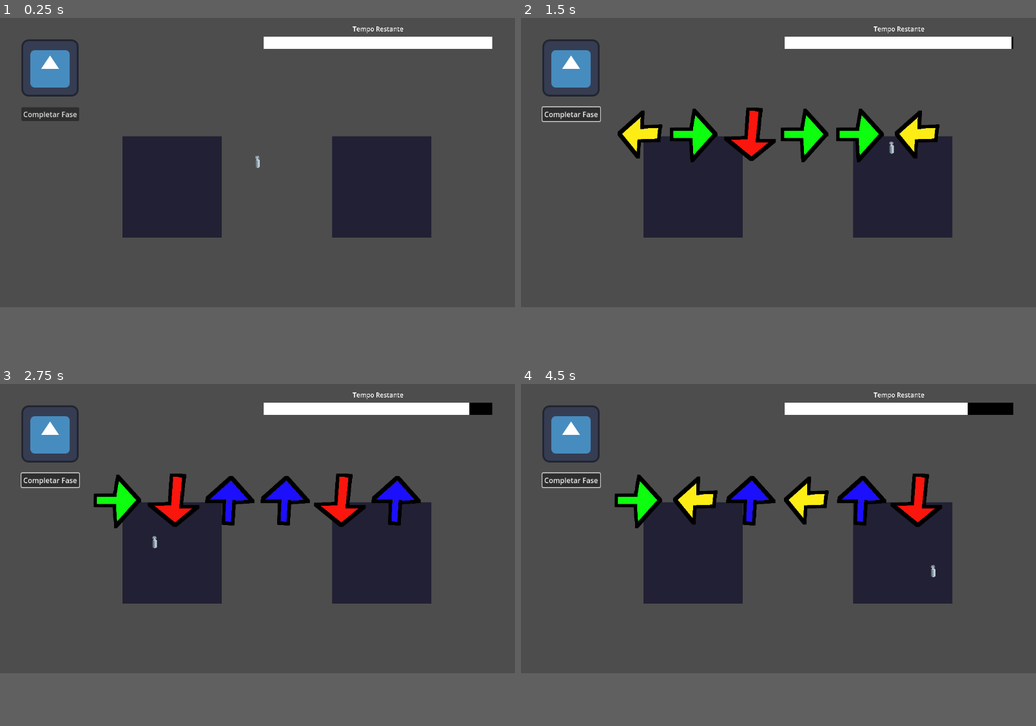
Above: before the commit, frames 1-4 (two rows, left to right).
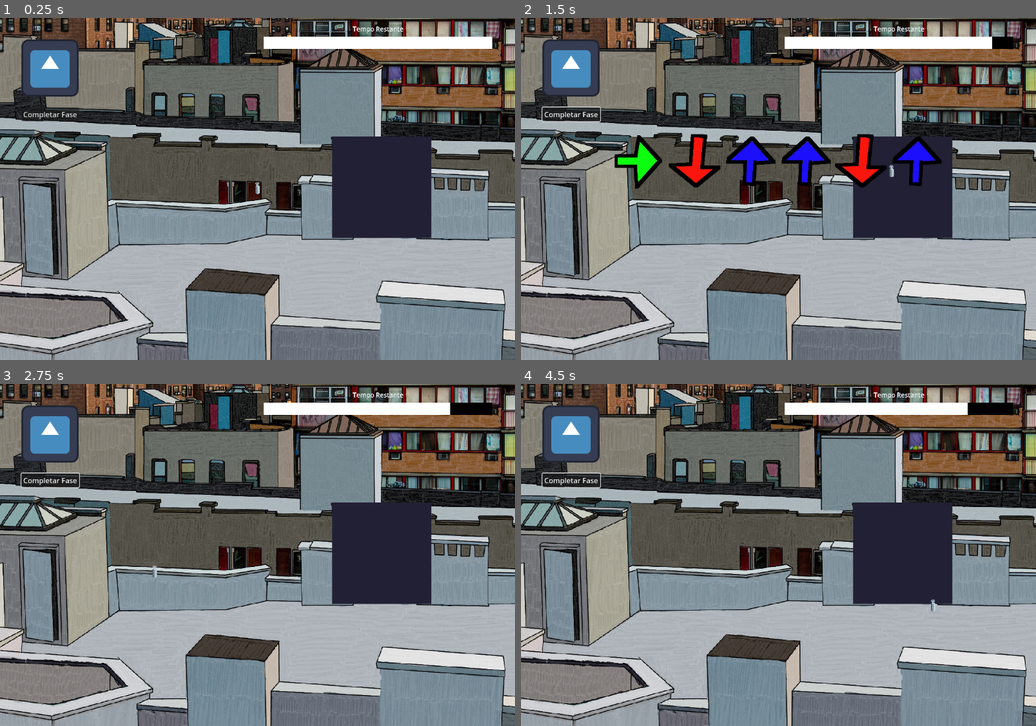
Above: after the commit, the same moments.

Repository: SrZolda/Jogo_Das_Paginas_De_Codigo
Game: Godot game, scene res://levels/main_scene/main_scene.tscn
The game is run twice, just before and just after one commit, with the same random seed, the same clock (stepped at 60 frames per second) and the same inputs. The engine's default icon, where the game draws it, is replaced by a stand-in: a white triangle on a blue panel in a dark square.
Inputs (mouse positions are in pixels of both pictures, inside the frame that each line leads up to):
- Up to frame 1 (0.25 s): no input
- Up to frame 2 (1.5 s): click "Completar Fase" at 0.5 s; tap Enter at 1.25 s; move the mouse to (891, 147) at 1.27 s; hold D (right) from 1.28 s (still down); click (891, 147) at 1.35 s
- Up to frame 3 (2.75 s): move the mouse to (154, 544) at 2.02 s; release D (right) at 2.03 s; hold S (down) from 2.03 s (still down); click (154, 544) at 2.1 s
- Up to frame 4 (4.5 s): tap Space at 2.75, 4.25 s; move the mouse to (830, 466) at 2.77 s; release S (down) at 2.78 s; hold D (right) 2.78-3.53 s; click (830, 466) at 2.85 s; tap Enter at 3.5 s; move the mouse to (752, 585) at 3.52 s; hold W (up) 3.53-4.28 s; click (752, 585) at 3.6 s; move the mouse to (933, 572) at 4.27 s; hold A (left) from 4.28 s (still down); click (933, 572) at 4.35 s
The window is 799x449 before the commit and 799x531 after it. Grey fills any space a smaller window leaves; there, only what the larger window draws over its background counts as a difference.

The runs differ from the first frame. In frame 1, 82% of the frame differs, in the area x 0-100%, y 0-100%; in frame 2, 84%; in frame 3, 82%; in frame 4, 82%.

Commit message:
com as parada

Diff:
--- a/jogo_das_paginas_de_codigo/levels/main_scene/main_scene.tscn
+++ b/jogo_das_paginas_de_codigo/levels/main_scene/main_scene.tscn
@@ -1,12 +1,16 @@
-[gd_scene load_steps=8 format=3 uid="uid://cvvn0fkdjvsyv"]
+[gd_scene load_steps=12 format=3 uid="uid://cvvn0fkdjvsyv"]
 
 [ext_resource type="Script" uid="uid://bt8temlmwiamk" path="res://levels/main_scene/main_scene.gd" id="1_cb0mp"]
 [ext_resource type="PackedScene" uid="uid://okdrxmc0oc7g" path="res://scenes/timer/timer.tscn" id="1_k5nll"]
+[ext_resource type="Texture2D" uid="uid://id8hg8b0bm44" path="res://assets/tela/paisagem sem os grafitti.png" id="2_3tp3v"]
 [ext_resource type="PackedScene" uid="uid://dqilgv6g0xj2k" path="res://scenes/complete_level/complete_level.tscn" id="2_dgle7"]
 [ext_resource type="PackedScene" uid="uid://brqnoy5qrwrmd" path="res://scenes/wall/wall.tscn" id="2_fih5k"]
 [ext_resource type="PackedScene" uid="uid://d02bwi8tiuptm" path="res://scenes/mouse_pointer/mouse_pointer.tscn" id="3_864sq"]
 [ext_resource type="Texture2D" uid="uid://cwo2xqa8t66tq" path="res://assets/wall/images.jpeg" id="3_mapdg"]
 [ext_resource type="Texture2D" uid="uid://6v54l87thris" path="res://assets/wall/blank_wall.png" id="3_xnrf1"]
+[ext_resource type="Texture2D" uid="uid://c83qiop5evbse" path="res://assets/tela/A/a1.png" id="5_4um7e"]
+[ext_resource type="Texture2D" uid="uid://blskixxw6umwp" path="res://assets/tela/A/a3.png" id="5_61usy"]
+[ext_resource type="Texture2D" uid="uid://d3dmef76hhutg" path="res://assets/tela/A/a4.png" id="6_jmg5n"]
 
 [node name="MainScene" type="Control"]
 layout_mode = 3
@@ -17,11 +21,42 @@
 grow_vertical = 2
 script = ExtResource("1_cb0mp")
 
+[node name="PaisagemSemOsGrafitti" type="Sprite2D" parent="."]
+position = Vector2(574, 379)
+scale = Vector2(0.881699, 0.881699)
+texture = ExtResource("2_3tp3v")
+
 [node name="NotCanvas" type="Node2D" parent="."]
 
-[node name="Wall" parent="NotCanvas" instance=ExtResource("2_fih5k")]
-position = Vector2(385, 379)
-blank_image = ExtResource("3_xnrf1")
+[node name="a1" parent="NotCanvas" instance=ExtResource("2_fih5k")]
+position = Vector2(71, 462)
+scale = Vector2(0.88, 0.88)
+image = ExtResource("5_4um7e")
+
+[node name="Sprite2D2" type="Sprite2D" parent="NotCanvas/a1"]
+visible = false
+position = Vector2(3.40909, -1.13632)
+texture = ExtResource("5_4um7e")
+
+[node name="a2" parent="NotCanvas" instance=ExtResource("2_fih5k")]
+position = Vector2(190, 440)
+scale = Vector2(0.88, 0.88)
+image = ExtResource("5_61usy")
+
+[node name="Sprite2D2" type="Sprite2D" parent="NotCanvas/a2"]
+visible = false
+position = Vector2(3.40909, -1.13632)
+texture = ExtResource("5_61usy")
+
+[node name="a3" parent="NotCanvas" instance=ExtResource("2_fih5k")]
+position = Vector2(78, 292)
+scale = Vector2(0.88, 0.88)
+image = ExtResource("6_jmg5n")
+
+[node name="Sprite2D2" type="Sprite2D" parent="NotCanvas/a3"]
+visible = false
+position = Vector2(3.40909, -1.13632)
+texture = ExtResource("6_jmg5n")
 
 [node name="Wall2" parent="NotCanvas" instance=ExtResource("2_fih5k")]
 position = Vector2(854, 379)
--- a/jogo_das_paginas_de_codigo/project.godot
+++ b/jogo_das_paginas_de_codigo/project.godot
@@ -19,6 +19,10 @@
 
 SignalManager="*res://autoloads/signal_manager.gd"
 GameManager="*res://autoloads/game_manager.gd"
+
+[display]
+
+window/size/viewport_height=765
 
 [global_group]
 
Binary file added: jogo_das_paginas_de_codigo/assets/tela/A/a1.png
Not shown, added: jogo_das_paginas_de_codigo/assets/tela/A/a1.png.import
Binary file added: jogo_das_paginas_de_codigo/assets/tela/A/a2.png
Not shown, added: jogo_das_paginas_de_codigo/assets/tela/A/a2.png.import
Binary file added: jogo_das_paginas_de_codigo/assets/tela/A/a3.png
Not shown, added: jogo_das_paginas_de_codigo/assets/tela/A/a3.png.import
Binary file added: jogo_das_paginas_de_codigo/assets/tela/A/a4.png
Not shown, added: jogo_das_paginas_de_codigo/assets/tela/A/a4.png.import
Binary file added: jogo_das_paginas_de_codigo/assets/tela/B/b1.png
Not shown, added: jogo_das_paginas_de_codigo/assets/tela/B/b1.png.import
Binary file added: jogo_das_paginas_de_codigo/assets/tela/B/b2.png
Not shown, added: jogo_das_paginas_de_codigo/assets/tela/B/b2.png.import
(and 57 more such lines)
